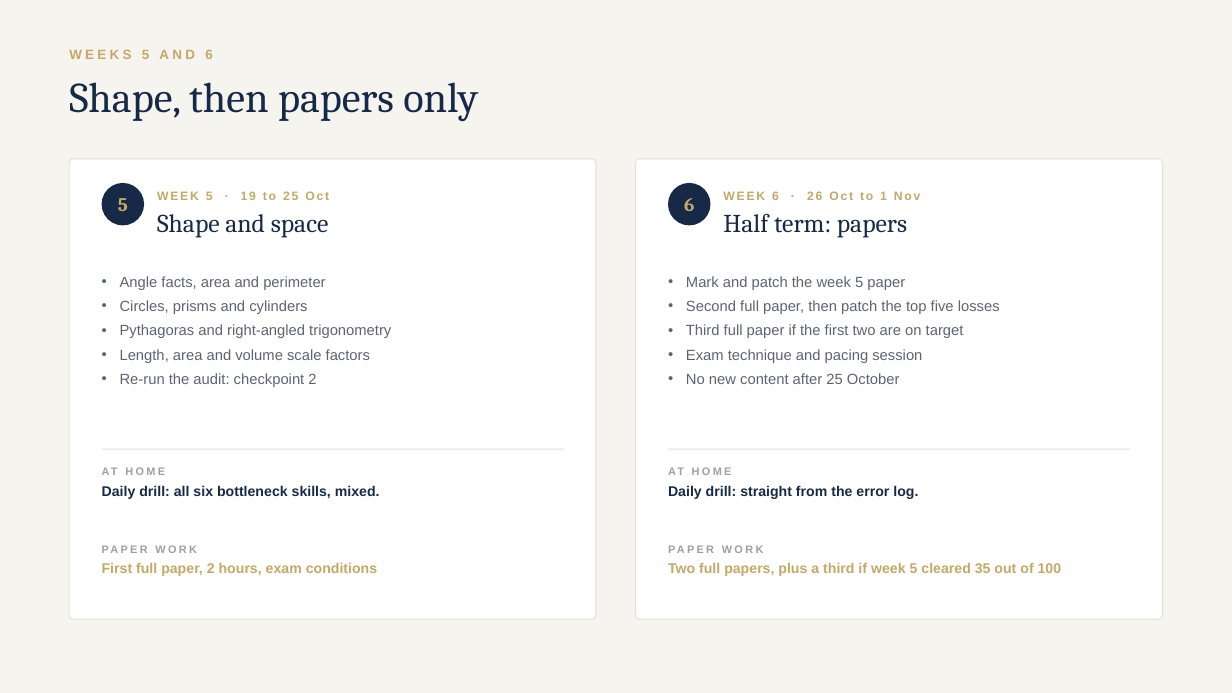
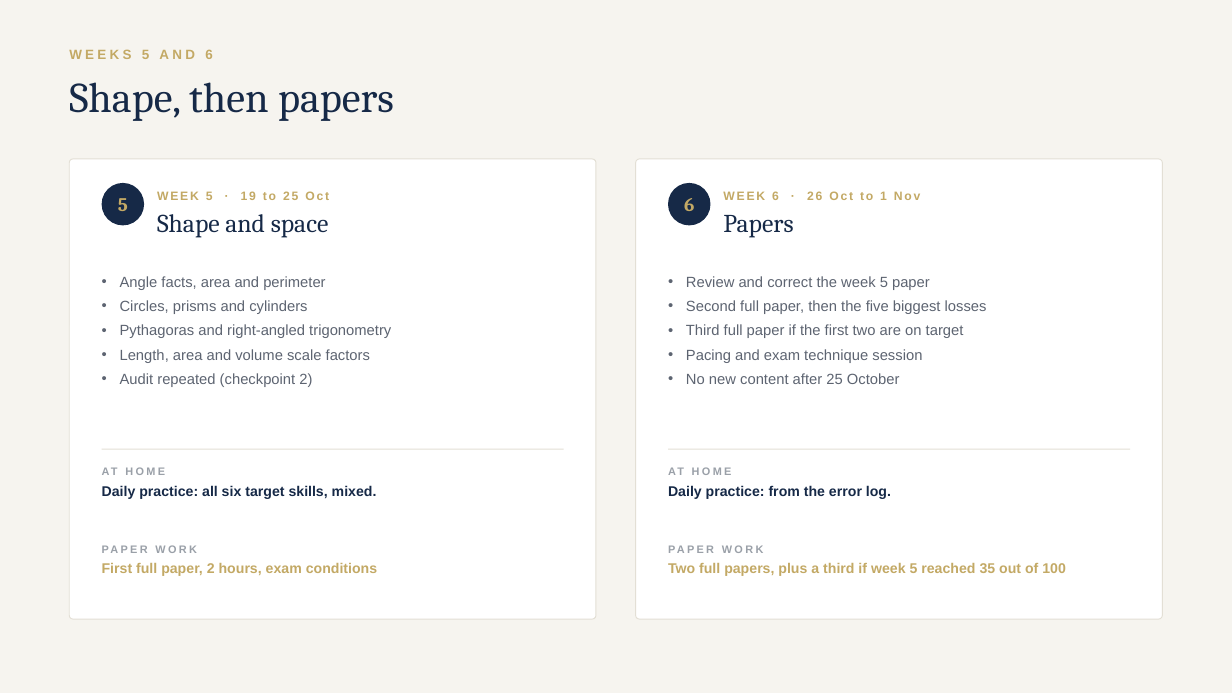
Before and after one commit to AliAljawabra/Daily, a slide deck: slide 9 of tutoring/charlotte/Charlotte_maths_plan.pptx. Drawn at 1232x693 pixels with LibreOffice and Linux fonts; fonts in the diff are those of the drawing. Boxes give left, top, right and bottom in pixels: in the first picture for what was removed or moved away, otherwise in the second. Text is boxed around its words. In the diff, an @@ line names an element or a change of style, - is before the commit and + after.

```diff
--- a/tutoring/charlotte/Charlotte_maths_plan.pptx
+++ b/tutoring/charlotte/Charlotte_maths_plan.pptx
@@ text at (69,82,394,121): text changed @@
-Shape, then papers only
+Shape, then papers
@@ text at (723,215,793,238): text changed @@
-Half term: papers
+Papers
@@ text at (686,276,987,314): text changed @@
-• Mark and patch the week 5 paper
-• Second full paper, then patch the top five losses
+• Review and correct the week 5 paper
+• Second full paper, then the five biggest losses
@@ text at (686,349,922,363): text changed @@
-• Exam technique and pacing session
+• Pacing and exam technique session
@@ text at (120,373,312,387): text changed @@
-• Re-run the audit: checkpoint 2
+• Audit repeated (checkpoint 2)
@@ text at (102,485,377,499): text changed @@
-Daily drill: all six bottleneck skills, mixed.
+Daily practice: all six target skills, mixed.
@@ text at (668,485,891,499): text changed @@
-Daily drill: straight from the error log.
+Daily practice: from the error log.
@@ text at (668,563,1066,576): text changed @@
-Two full papers, plus a third if week 5 cleared 35 out of 100
+Two full papers, plus a third if week 5 reached 35 out of 100
```
Also in this commit, not shown: 15 other slides changed, 2 other files.
